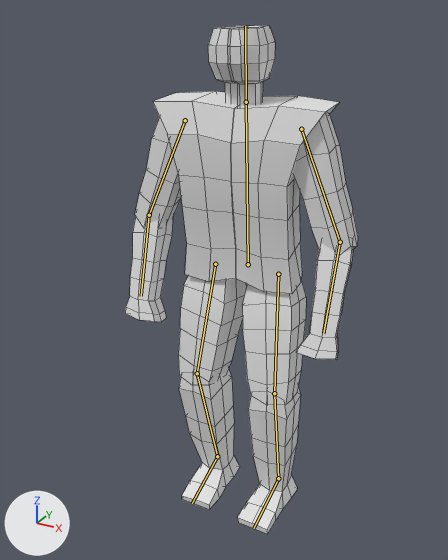
The Blender file Godot/Blender/Shambler/shambler.blend: old version first, new version second.
Rendered twice from a camera (50 mm lens) standing at (1.51, -3.04, 3.01) and looking at (0.03, -0.35, 1.66). Arrows for +X, +Y and +Z are at lower left; the lights stay in place. Both versions are drawn at frame 25 of the action 'smash'; the numbers are the values there. The bones that bend it are drawn over the model as lines. Mesh edges are drawn as thin lines.
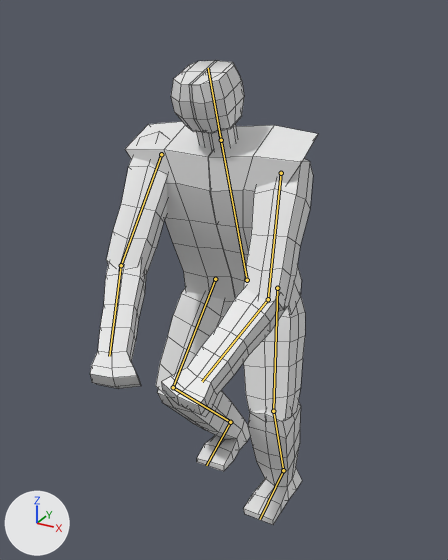
Location of each change, (x1, y1, x2, y2) in pixels of the pictures (448 x 560 px):
```json
{"object": "Cube", "change": "posed", "before": [125, 25, 358, 534], "after": [90, 60, 318, 525], "on screen": "9% shorter"}
{"bone": "body", "before": "(248, 264) to (246, 102)", "after": "(247, 280) to (221, 140)"}
{"bone": "upperarm.l", "before": "(301, 129) to (340, 242)", "after": "(281, 173) to (268, 299)"}
{"bone": "lowerarm.l", "before": "(340, 242) to (323, 333)", "after": "(268, 299) to (202, 381)"}
{"bone": "upperarm.r", "before": "(185, 120) to (149, 215)", "after": "(161, 154) to (121, 265)"}
{"bone": "lowerarm.r", "before": "(149, 215) to (141, 296)", "after": "(121, 265) to (109, 356)"}
```

Scene script edits in JSON lines:
```json
{"block": "bone_body", "where": "bone_body = bpy.data.objects['Armature'].pose.bones['body']"}
{"op": "set", "path": "bone_body.location", "old": "(0.0, -0.021, 0.0)", "new": "(-0.011, -0.117, 0.0)"}
{"op": "set", "path": "bone_body.rotation_quaternion", "old": "(0.999, 0.0, 0.036, 0.03)", "new": "(0.985, -0.006, 0.036, 0.172)", "note": "degrees (0, 4, 3) -> degrees (0, 4, 20)"}
{"block": "bone_upperarm_l", "where": "bone_upperarm_l = bpy.data.objects['Armature'].pose.bones['upperarm.l']  # child of 'body'"}
{"op": "set", "path": "bone_upperarm_l.location", "old": "(0.0, 0.0, 0.0)", "new": "(-0.009, 0.02, 0.01)"}
{"op": "set", "path": "bone_upperarm_l.rotation_quaternion", "old": "(0.999, 0.012, -0.023, 0.022)", "new": "(0.903, 0.131, -0.089, 0.431)", "note": "degrees (1, -3, 3) -> degrees (9, -15, 50)"}
{"block": "bone_lowerarm_l", "where": "bone_lowerarm_l = bpy.data.objects['Armature'].pose.bones['lowerarm.l']  # child of 'upperarm.l'"}
{"op": "set", "path": "bone_lowerarm_l.location", "old": "(0.0, 0.0, 0.0)", "new": "(-0.034, 0.005, -0.005)"}
{"op": "set", "path": "bone_lowerarm_l.rotation_quaternion", "old": "(0.985, -0.007, -0.042, 0.164)", "new": "(0.976, -0.017, 0.031, 0.208)", "note": "degrees (-2, -5, 19) -> degrees (-1, 4, 24)"}
{"block": "bone_upperarm_r", "where": "bone_upperarm_r = bpy.data.objects['Armature'].pose.bones['upperarm.r']  # child of 'body'"}
{"op": "set", "path": "bone_upperarm_r.location", "old": "(0.0, 0.0, 0.0)", "new": "(0.009, -0.02, 0.008)"}
{"op": "set", "path": "bone_upperarm_r.rotation_quaternion", "old": "(0.999, 0.003, -0.009, 0.036)", "new": "(0.888, -0.092, 0.02, 0.477)", "note": "degrees (0, -1, 4) -> degrees (-8, 7, 56)"}
{"block": "bone_lowerarm_r", "where": "bone_lowerarm_r = bpy.data.objects['Armature'].pose.bones['lowerarm.r']  # child of 'upperarm.r'"}
{"op": "set", "path": "bone_lowerarm_r.location", "old": "(0.0, 0.0, 0.0)", "new": "(0.031, -0.003, -0.017)"}
{"op": "set", "path": "bone_lowerarm_r.rotation_quaternion", "old": "(0.99, 0.026, 0.033, 0.131)", "new": "(0.982, 0.068, -0.075, 0.154)", "note": "degrees (3, 3, 15) -> degrees (6, -10, 17)"}
{"block": "bone_iklegtarget_l", "where": "bone_iklegtarget_l = bpy.data.objects['Armature'].pose.bones['iklegtarget.l']"}
{"op": "set", "path": "bone_iklegtarget_l.location", "old": "(-0.016, 0.0, 0.0)", "new": "(-0.015, 0.085, 0.0)"}
{"block": "bone_iklegtarget_r", "where": "bone_iklegtarget_r = bpy.data.objects['Armature'].pose.bones['iklegtarget.r']"}
{"op": "set", "path": "bone_iklegtarget_r.location", "old": "(0.046, 0.0, -0.016)", "new": "(0.048, 0.196, 0.152)"}
```
